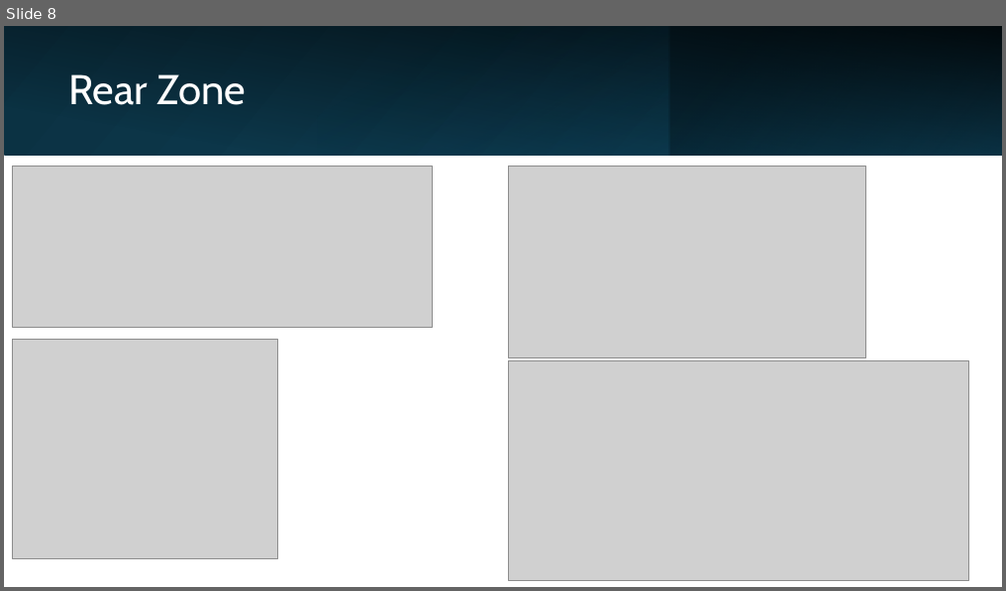
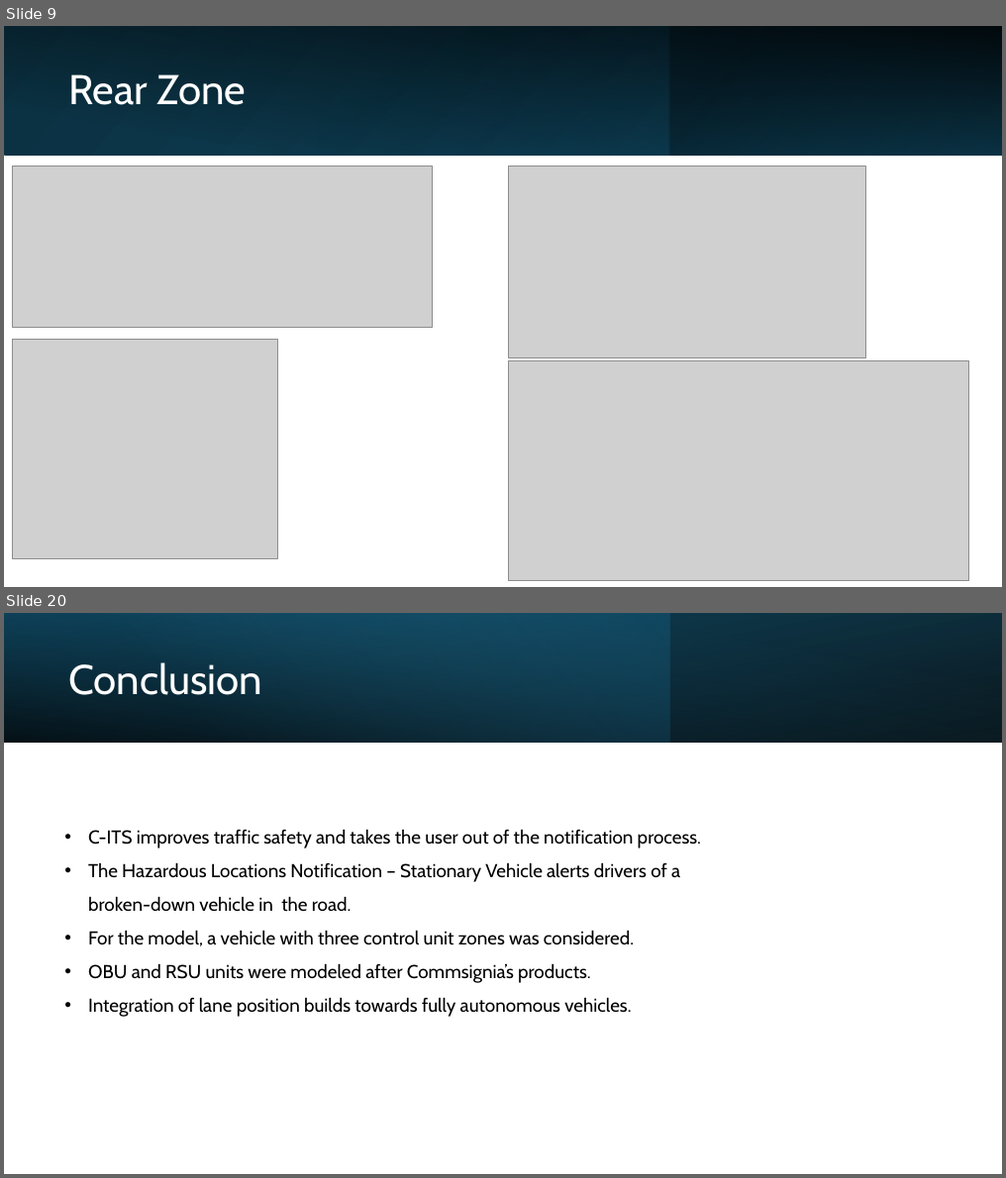
Before and after one commit to LF-RoGu/Model-Base-Systems, a slide deck: Presentation/C-ITS.pptx. Shown one above the other, each under a label of ours: slide 8 before the commit, slides 9 and 20 after it; the slides between them are not shown. The pictures are 1006x591 and 1006x1178 pixels, drawn with LibreOffice and Linux fonts; fonts in the diff are those of the drawing; grey boxes stand for pictures. Boxes give left, top, right and bottom in pixels: in the first picture for what was removed or moved away, otherwise in the second. Text is boxed around its words. In the diff, an @@ line names an element or a change of style, - is before the commit and + after.

```diff
--- a/Presentation/C-ITS.pptx
+++ b/Presentation/C-ITS.pptx
@@ slide 20 added at (x1=4, y1=613, x2=1002, y2=1174), background #FFFFFF @@
@@ rectangle added at (x1=4, y1=613, x2=1002, y2=742), fill gradient #000000 to #104862 @@
@@ rectangle added at (x1=4, y1=613, x2=669, y2=742), fill gradient #156082 to #46B1E1 @@
@@ rectangle added at (x1=4, y1=613, x2=1002, y2=742), fill gradient #000000 to #156082 @@
@@ title added at (x1=68, y1=663, x2=261, y2=695), 40 pt, text #FFFFFF @@
+Conclusion
@@ text added at (x1=88, y1=829, x2=701, y2=1017), 18 pt, text #000000 @@
+• C-ITS improves traffic safety and takes the user out of the notification process.
+• The Hazardous Locations Notification – Stationary Vehicle alerts drivers of a broken-down vehicle in the road.
+• For the model, a vehicle with three control unit zones was considered.
+• OBU and RSU units were modeled after Commsignia’s products.
+• Integration of lane position builds towards fully autonomous vehicles.
@@ what was slide 8 is now slide 9 @@
```
Also in this commit, not shown: 6 slides changed, 9 other slides added, 4 slides removed.
